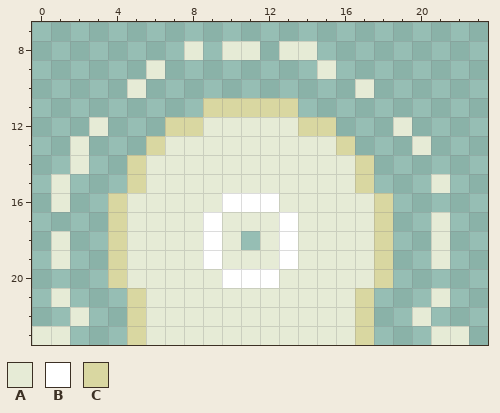
Pixel-art sprite, stored at explosion/party3.png. Above, as it was before the edit.
The file is 96x96 pixels, drawn in blocks of 4x4; one block is one cell here. Shown: x 0..23, y 7..23.
Palette (. is transparent): A #e6ebd6  B #ffffff  C #d9d7a1
Pixels before, first column x 0:
 8 ........A.AA.AA........
 9 ......A........A.......
10 .....A...........A.....
11 .........CCCCC.........
12 ...A...CCAAAAACC...A...
13 ..A...CAAAAAAAAAC...A..
14 ..A..CAAAAAAAAAAAC.....
15 .A...CAAAAAAAAAAAC...A.
16 .A..CAAAAABBBAAAAAC....
17 ....CAAAABAAABAAAAC..A.
18 .A..CAAAABA.ABAAAAC..A.
19 .A..CAAAABAAABAAAAC..A.
20 ....CAAAAABBBAAAAAC....
21 .A...CAAAAAAAAAAAC...A.
22 ..A..CAAAAAAAAAAAC..A..
23 AA...CAAAAAAAAAAAC...AA
Now the later version:
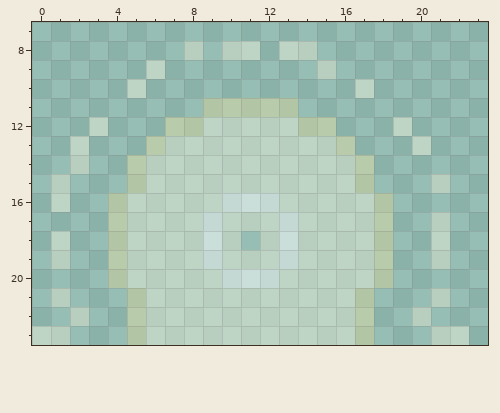
Message: updated partyExplosionImg, commented commented
Diff:
colour A: #e6ebd6 -> #e5ebd580
colour B: #ffffff -> #ffffff80
colour C: #d9d7a1 -> #d9d7a180
